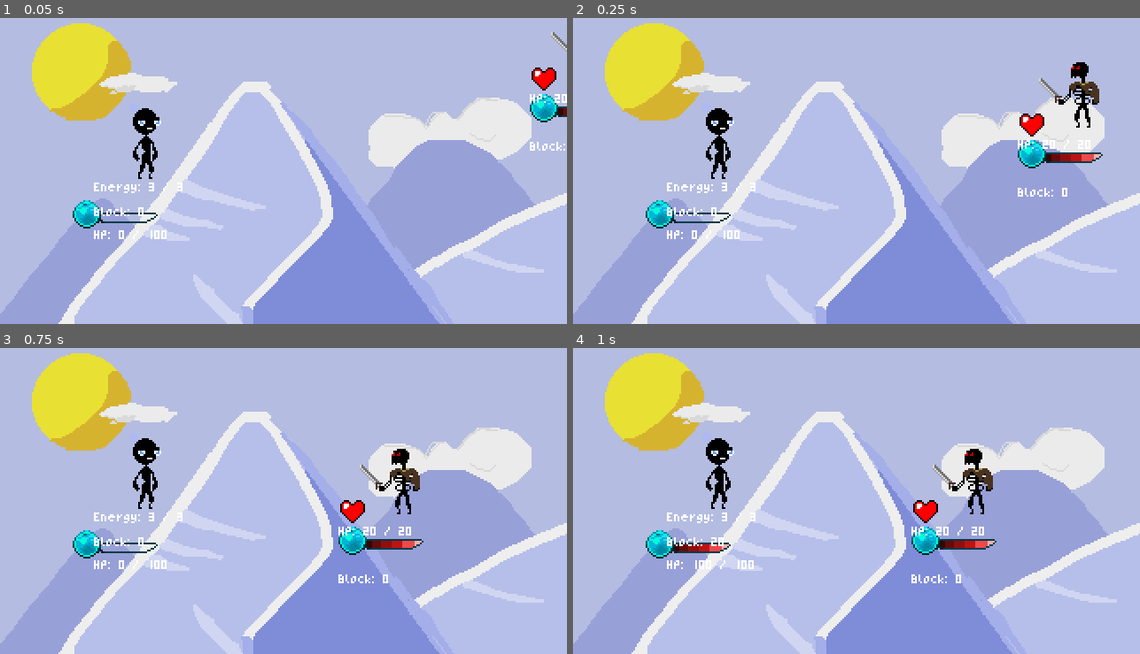
Above: before the commit, frames 1-4 (two rows, left to right).
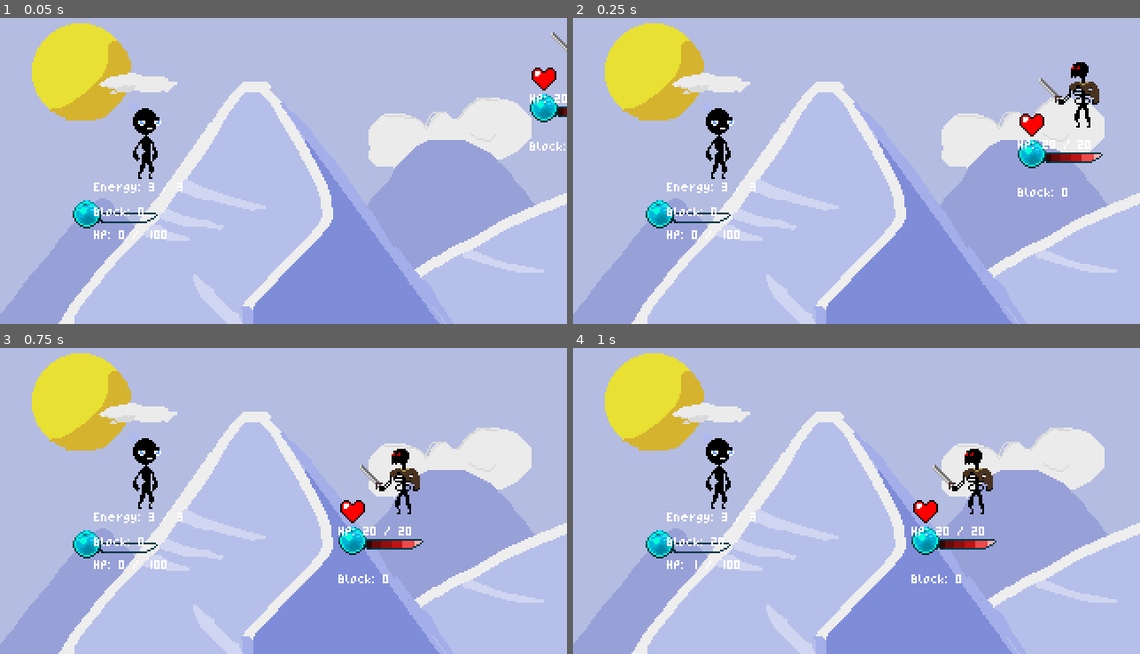
Above: after the commit, the same moments.

Repository: Morph1s/Psychopompos
Game: Godot game, scene res://scenes/encounters/battle.tscn
Two runs of this game, one before a commit and one after it. Both use one fixed random seed, a clock stepped at 60 frames per second and the inputs below. This scene is started directly instead of the project's main scene.
Inputs (mouse positions are in pixels of both pictures, inside the frame that each line leads up to):
- Up to frame 1 (0.05 s): no input
- Up to frame 2 (0.25 s): no input
- Up to frame 3 (0.75 s): move the mouse to (391, 479) at 0.52 s; click (391, 479) at 0.6 s
- Up to frame 4 (1 s): no input

Frames 1-3 are identical in both runs. In frame 4, 0.3% of the frame differs, in the area x 17-32%, y 64-73%.

Commit message:
feat: 130Impement Battel End there is a bug that if a played card kills the player and the enemy at the same time. The battel will end with an reward screen instead of game over. closes #130

Diff:
--- a/scenes/encounters/battle.tscn
+++ b/scenes/encounters/battle.tscn
@@ -74,5 +74,7 @@
 [connection signal="enemy_starts_turn" from="StateMachine/EnemyStartTurn" to="." method="_on_enemy_start_turn_enemy_starts_turn"]
 [connection signal="resolve_enemy_intents" from="StateMachine/EnemyTurn" to="." method="_on_enemy_turn_resolve_enemy_intents"]
 [connection signal="enemy_ends_turn" from="StateMachine/EnemyEndTurn" to="." method="_on_enemy_end_turn_enemy_ends_turn"]
+[connection signal="all_enemies_died" from="EnemyHandler" to="." method="_on_enemy_handler_all_enemies_died"]
+[connection signal="player_died" from="PlayerCharacter" to="." method="_on_player_character_player_died"]
 [connection signal="mouse_entered" from="PlayArea" to="CardHandler" method="_on_play_area_mouse_entered"]
 [connection signal="mouse_exited" from="PlayArea" to="CardHandler" method="_on_play_area_mouse_exited"]
--- /dev/null
+++ b/scenes/ui/game_over_screen.gd
@@ -0,0 +1,9 @@
+extends Control
+class_name GameOverScreen
+
+signal back_to_main_menu_pressed
+
+
+
+func _on_button_pressed() -> void:
+	back_to_main_menu_pressed.emit()
--- /dev/null
+++ b/scenes/ui/game_over_screen.tscn
@@ -0,0 +1,36 @@
+[gd_scene load_steps=3 format=3 uid="uid://camqloxq48hfj"]
+
+[ext_resource type="Theme" uid="uid://gu54ssij03su" path="res://resources/theme/main_theme.tres" id="1_dnrai"]
+[ext_resource type="Script" uid="uid://cuenyajfcmnq7" path="res://scenes/ui/game_over_screen.gd" id="2_sopbp"]
+
+[node name="GameOverScreen" type="Control"]
+top_level = true
+layout_mode = 3
+anchors_preset = 15
+anchor_right = 1.0
+anchor_bottom = 1.0
+grow_horizontal = 2
+grow_vertical = 2
+theme = ExtResource("1_dnrai")
+script = ExtResource("2_sopbp")
+
+[node name="VBoxContainer" type="VBoxContainer" parent="."]
+layout_mode = 1
+anchors_preset = 15
+anchor_right = 1.0
+anchor_bottom = 1.0
+grow_horizontal = 2
+grow_vertical = 2
+alignment = 1
+
+[node name="Label" type="Label" parent="VBoxContainer"]
+layout_mode = 2
+size_flags_horizontal = 4
+text = "Died again..."
+
+[node name="Button" type="Button" parent="VBoxContainer"]
+layout_mode = 2
+size_flags_horizontal = 4
+text = "to main menu ?"
+
+[connection signal="pressed" from="VBoxContainer/Button" to="." method="_on_button_pressed"]
--- a/scenes/ui/run.tscn
+++ b/scenes/ui/run.tscn
@@ -33,3 +33,5 @@
 [connection signal="open_map" from="UILayer/RunUI" to="UILayer" method="_on_run_ui_open_map"]
 [connection signal="encounter_selected" from="UILayer/Map" to="." method="_on_map_encounter_selected"]
 [connection signal="hidden" from="UILayer/Map" to="UILayer" method="_on_map_hidden"]
+[connection signal="load_main_menu" from="EncounterHandler" to="." method="_on_encounter_handler_load_main_menu"]
+[connection signal="load_rewards" from="EncounterHandler" to="." method="_on_encounter_handler_load_rewards"]
--- a/scripts/battle/battle.gd
+++ b/scripts/battle/battle.gd
@@ -9,6 +9,9 @@
 
 var card_draw_amount: int = 5
 var player_win: bool = false
+
+signal  load_game_over_screen()
+signal  load_battle_rewards
 
 func _ready() -> void:
 	player_character.initialize()
@@ -53,4 +56,11 @@
 		enemy.end_of_turn()
 #endregion
 
+func _on_player_character_player_died() -> void:
+	load_game_over_screen.emit()
+
+func _on_enemy_handler_all_enemies_died() -> void:
+
+	load_battle_rewards.emit()
+
 #endregion
--- a/scripts/battle/enemy_handler.gd
+++ b/scripts/battle/enemy_handler.gd
@@ -1,5 +1,7 @@
 class_name EnemyHandler
 extends Node2D
+
+signal all_enemies_died
 
 const ENEMY = preload("res://scenes/enemy/enemy.tscn")
 const ENEMY_WIDTH: int = 82
@@ -28,10 +30,13 @@
 		new_enemy.id = get_child_count()
 		new_enemy.mouse_entered_enemy.connect(_on_enemy_enterd)
 		new_enemy.mouse_exited_enemy.connect(_on_enemy_exited)
+		new_enemy.enemy_died.connect(_an_enmemy_died)
 		rng_zahl = rng.randi_range(1,180)
 		new_enemy.position = Vector2(340,rng_zahl)
 		enemies.append(new_enemy)
 	place_enemy_in_scene()
+
+
 
 func place_enemy_in_scene():
 	var tween = get_tree().create_tween()
@@ -55,6 +60,12 @@
 	for enemy in enemies:
 		enemy.choose_intent()
 
+# removes enemy and checks for win
+func _an_enmemy_died(dead_enemy: Enemy):
+	enemies.erase(dead_enemy)
+	remove_child(dead_enemy)
+	if enemies.is_empty():
+		all_enemies_died.emit()
 
 #region card played on enemy
 ## looks if enemy is selecetd with valid card
--- a/scripts/characters/player.gd
+++ b/scripts/characters/player.gd
@@ -6,6 +6,8 @@
 
 @onready var modifier_handler: ModifierHandler = $ModifierHandler
 @onready var effect_handler = $EffectHandler
+
+signal player_died()
 
 func take_damage(damage_amount: int) -> void:
 	damage_amount = modifier_handler.modify_value(damage_amount, ModifierHandler.ModifiedValue.DAMAGE_TAKEN)
@@ -40,7 +42,7 @@
 	await get_tree().create_timer(1).timeout
 
 	stats.maximum_hitpoints = 100
-	stats.current_hitpoints = 100
+	stats.current_hitpoints = 1
 	stats.block = 20
 
 func get_attacked(damage_amount: int) -> void:
@@ -49,7 +51,8 @@
 
 #region Signal methods
 func _on_died() -> void:
-	print("Player died")
+	player_died.emit()
+
 
 func _on_energy_changed(new_energy: int, maximum_energy: int) -> void:
 	player_hud.set_current_energy(new_energy)
--- a/scripts/enemy/enemy.gd
+++ b/scripts/enemy/enemy.gd
@@ -4,6 +4,7 @@
 signal action_resolved
 signal mouse_entered_enemy(Node)
 signal mouse_exited_enemy(Node)
+signal enemy_died(Node)
 
 @export var stats: EnemyStats
 @export var enemy_hud: EnemyHud
@@ -115,7 +116,7 @@
 	enemy_hud.set_intent(new_intent)
 
 func _on_died() -> void:
-	print("Enemy died")
+	enemy_died.emit(self)
 
 func _on_mouse_entered() -> void:
 	mouse_entered_enemy.emit(self)
--- a/scripts/main.gd
+++ b/scripts/main.gd
@@ -25,10 +25,11 @@
 		loaded_scene.queue_free()
 		print("killed child")
 
-	var run_scene_instance = RUN.instantiate()
+	var run_scene_instance: Run = RUN.instantiate()
 
 	loaded_scene = run_scene_instance
 	add_child(run_scene_instance)
+	run_scene_instance.load_main_menu.connect(_load_main_menu_scene)
 
 ## switch to main menu (and close run)
 func _load_main_menu_scene() -> void:
--- a/scripts/rewards/battle_rewards.gd
+++ b/scripts/rewards/battle_rewards.gd
@@ -29,7 +29,10 @@
 
 const BATTLE_REWARD_BUTTON = preload("res://scenes/encounters/battle_reward_button.tscn")
 
+
 func load_common_rewards() -> void:
+	if not is_node_ready():
+		await ready
 	var card_reward = BATTLE_REWARD_BUTTON.instantiate()
 	card_reward.set_rewards(RewardType.CARDS, card_rewards_list.size())
 	card_rewards_list.append(DeckHandler.get_cards_for_card_rewards(CARDS_PER_CARD_REWARD))
@@ -43,6 +46,8 @@
 		rewards_container.add_child(coin_reward)
 
 func load_rare_rewards() -> void:
+	if not is_node_ready():
+		await ready
 	var artefact_reward = BATTLE_REWARD_BUTTON.instantiate()
 	artefact_reward.set_rewards(RewardType.ARTEFACT, 0)
 	artefact_reward.reward_selected.connect(_on_reward_button_reward_selected)
--- a/scripts/run/encounter_handler.gd
+++ b/scripts/run/encounter_handler.gd
@@ -1,5 +1,10 @@
 class_name EncounterHandler
 extends Node2D
+
+const GAME_OVER_SCREEN: PackedScene = preload("res://scenes/ui/game_over_screen.tscn")
+
+signal load_main_menu()
+signal load_rewards()
 
 var current_encounter: Node = null
 
@@ -16,7 +21,22 @@
 	match encounter_data:
 		"battle":
 			var battle_scene = preload("res://scenes/encounters/battle.tscn").instantiate()
+			battle_scene.load_game_over_screen.connect(_load_game_over_screen)
+			battle_scene.load_battle_rewards.connect(_load_reward_screen)
 			add_child(battle_scene)
 			current_encounter = battle_scene
 		_:
 			print("Encounter type not implemented: ", encounter_data)
+
+func _load_game_over_screen():
+	current_encounter.queue_free()
+	var game_over_screen: GameOverScreen = GAME_OVER_SCREEN.instantiate()
+	self.add_child(game_over_screen)
+	game_over_screen.back_to_main_menu_pressed.connect(_on_back_to_main_menu_pressed)
+
+func _load_reward_screen():
+	current_encounter.queue_free()
+	load_rewards.emit()
+
+func _on_back_to_main_menu_pressed():
+	load_main_menu.emit()
--- a/scripts/ui/run.gd
+++ b/scripts/ui/run.gd
@@ -1,7 +1,12 @@
 class_name Run
 extends Node2D
 
+
+
+@onready var ui_layer: CanvasLayer = $UILayer
 @onready var encounter_handler = $EncounterHandler
+
+signal load_main_menu()
 
 func _ready():
 	DeckHandler.start_run_setup()
@@ -9,3 +14,11 @@
 # Uses the EncounterHandler to load the requested encounter
 func _on_map_encounter_selected(encounter_data):
 	encounter_handler.start_encounter(encounter_data)
+
+#region Signals
+func _on_encounter_handler_load_main_menu() -> void:
+	load_main_menu.emit()
+
+func _on_encounter_handler_load_rewards() -> void:
+	ui_layer.load_battle_rewards()
+#endregion
--- a/scripts/ui/ui_layer.gd
+++ b/scripts/ui/ui_layer.gd
@@ -1,4 +1,5 @@
 extends CanvasLayer
+
 
 @onready var map = $Map
 @onready var run_ui = $RunUI
@@ -6,10 +7,18 @@
 var battle_ui_reference: BattleUI
 
 const BATTLE_UI = preload("res://scenes/ui/battle_ui.tscn")
+const BATTLE_REWARDS : PackedScene = preload("res://scenes/encounters/battle_rewards.tscn")
 
 func _ready() -> void:
 	EventBusHandler.connect_to_event(EventBus.Event.BATTLE_STARTED, _on_event_bus_battle_started)
 	EventBusHandler.connect_to_event(EventBus.Event.BATTLE_ENDED, _on_event_bus_battle_ended)
+
+func load_battle_rewards():
+	var battle_rewards: BattleRewards = BATTLE_REWARDS.instantiate()
+	battle_rewards.load_common_rewards()
+	add_child(battle_rewards)
+
+
 
 func _on_run_ui_open_map():
 	if map.visible:
@@ -29,7 +38,11 @@
 	for child in get_children():
 		if child is BattleUI:
 			child.queue_free()
-			print("Huiiiiiiiiiiiiiiiiiiii")
+			print("Huiiiiiiiiiiiiiiiiiiii...")
+			print(" ")
+			print(" ")
+			print(" ")
+			print("AAAAAAhhhhhhhhhhhhhhhh!!!")
 			break
 
 func _on_map_hidden():
Not shown, added: scenes/ui/game_over_screen.gd.uid
